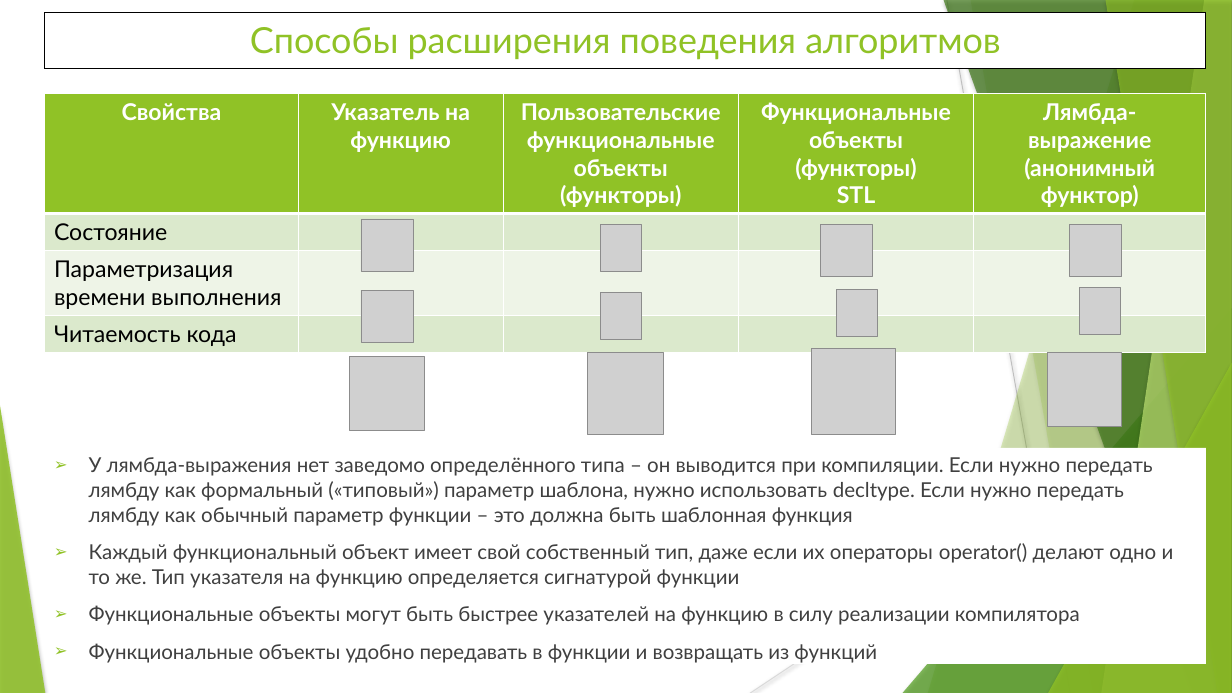
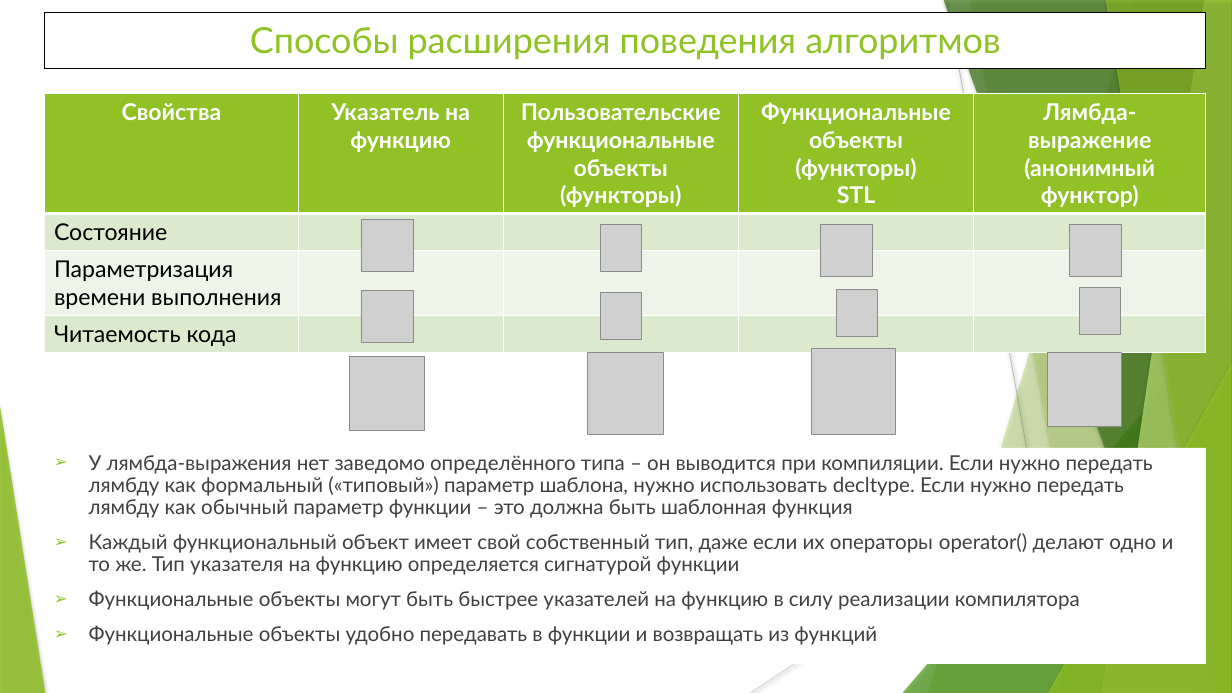
Before and after one commit to WhiteCatStudies/lectures, a slide deck: slide 8 of pt2/lectures/lecture6/lecture6.pptx. Drawn at 1232x693 pixels with LibreOffice and Linux fonts; fonts in the diff are those of the drawing; grey boxes stand for pictures. Boxes give left, top, right and bottom in pixels: in the first picture for what was removed or moved away, otherwise in the second. Text is boxed around its words. In the diff, an @@ line names an element or a change of style, - is before the commit and + after.

```diff
--- a/pt2/lectures/lecture6/lecture6.pptx
+++ b/pt2/lectures/lecture6/lecture6.pptx
@@ text "У лямбда-выражения нет заведомо определённого ..." at (89,455,1174,645): line spacing 1 to 0.9 @@
```
Also in this commit, not shown: 15 other slides changed, 1 slide added, 16 other files.
